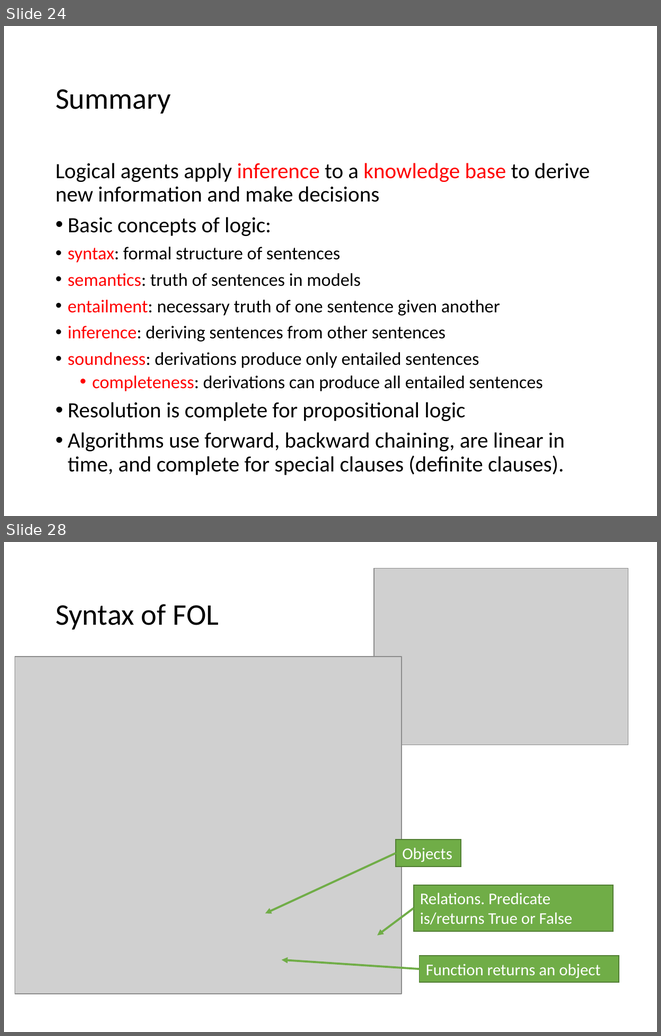
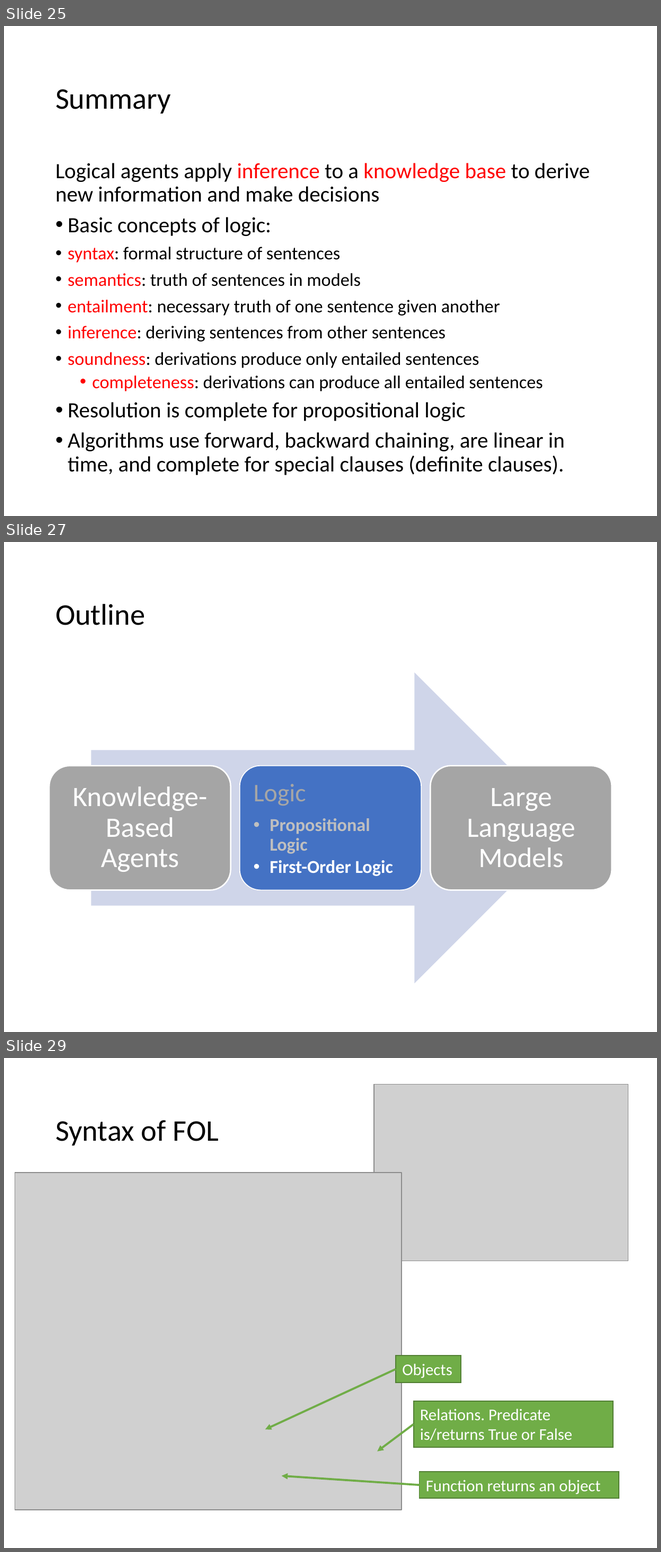
Before and after one commit to mhahsler/CS7320-AI, a slide deck: slides/07_logic.pptx. Shown one above the other, each under a label of ours: slides 24 and 28 before the commit, slides 25, 27 and 29 after it; the slides between them are not shown. The pictures are 661x1036 and 661x1552 pixels, drawn with LibreOffice and Linux fonts; fonts in the diff are those of the drawing; grey boxes stand for pictures. Boxes give left, top, right and bottom in pixels: in the first picture for what was removed or moved away, otherwise in the second. Text is boxed around its words. In the diff, an @@ line names an element or a change of style, - is before the commit and + after.

Commit message:
improved agent description.

```diff
--- a/slides/07_logic.pptx
+++ b/slides/07_logic.pptx
@@ slide 27 added at bbox=[4, 542, 657, 1032], background #FFFFFF @@
@@ title added at bbox=[55, 603, 145, 625], 33 pt, text #000000 @@
+Outline
@@ group added at bbox=[49, 672, 612, 983]: 3 rounded rectangles, 3 texts, 1 right arrow @@
+Knowledge-Based Agents
+Logic
+  • Propositional Logic
+  • First-Order Logic
+Large Language Models
@@ what was slide 24 is now slide 25 @@
@@ what was slide 28 is now slide 29 @@
```
Also in this commit, not shown: 8 slides changed, 5 other slides added, 3 slides removed, 1 other file.
